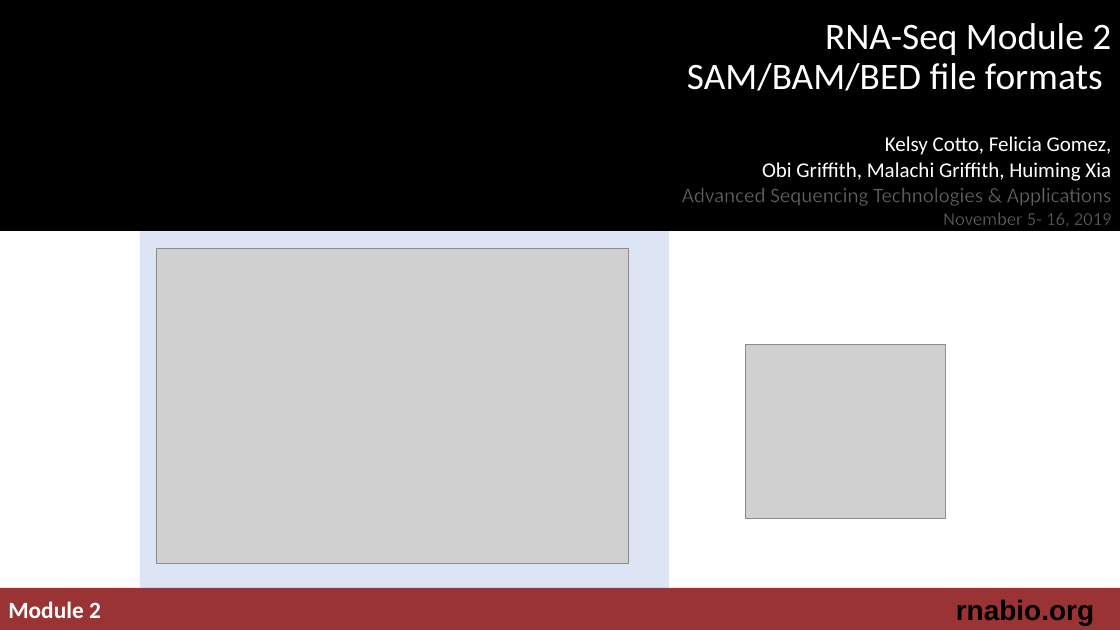
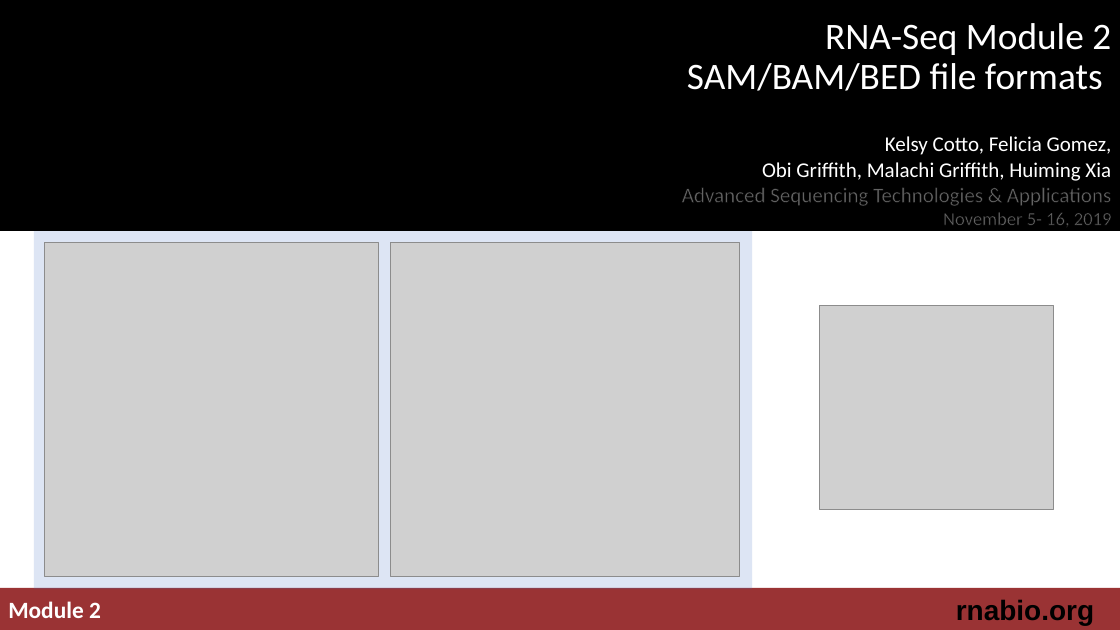
Before and after one commit to griffithlab/rnabio.org, a slide deck: slide 1 of assets/lectures/cshl/2019/mini/RNASeq_MiniLecture_02_03_SAM_BAM_BED.pptx. Drawn at 1120x630 pixels with LibreOffice and Linux fonts; fonts in the diff are those of the drawing; grey boxes stand for pictures; background and template pictures are left out. Boxes give left, top, right and bottom in pixels: in the first picture for what was removed or moved away, otherwise in the second. Text is boxed around its words. In the diff, an @@ line names an element or a change of style, - is before the commit and + after.

```diff
--- a/assets/lectures/cshl/2019/mini/RNASeq_MiniLecture_02_03_SAM_BAM_BED.pptx
+++ b/assets/lectures/cshl/2019/mini/RNASeq_MiniLecture_02_03_SAM_BAM_BED.pptx
@@ rectangle resized from (x1=140, y1=231, x2=670, y2=589) to (x1=34, y1=231, x2=752, y2=589) @@
@@ picture added at (x1=45, y1=243, x2=378, y2=576) @@
@@ picture removed at (x1=156, y1=249, x2=628, y2=563) @@
@@ picture added at (x1=391, y1=243, x2=739, y2=577) @@
@@ picture resized from (x1=745, y1=344, x2=946, y2=518) to (x1=819, y1=306, x2=1054, y2=510) @@
```
Also in this commit, not shown: 5 other files.
